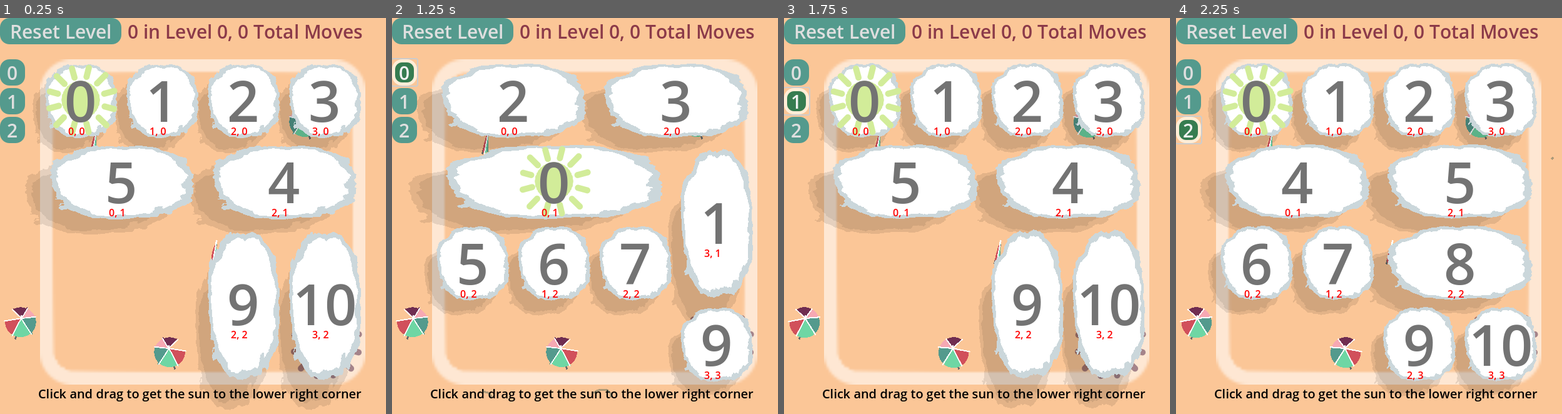
Above: before the commit, frames 1-4 (left to right).
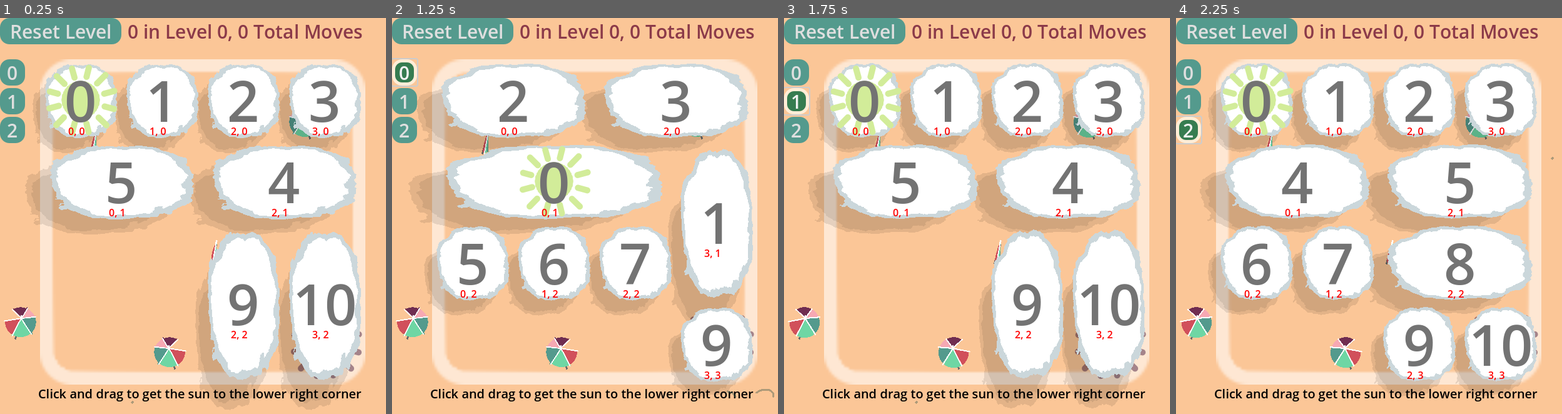
Above: after the commit, the same moments.

Repository: firelighted/comfyjam2026_slidingsun
Game: Godot game, scene res://scenes_scripts/main_2d.tscn
The game is run twice, just before and just after one commit, with the same random seed, the same clock (stepped at 60 frames per second) and the same inputs. The engine's default icon, where the game draws it, is replaced by a stand-in: a white triangle on a blue panel in a dark square.
Inputs:
- Up to frame 1 (0.25 s): no input
- Up to frame 2 (1.25 s): click "0" at 0.5 s
- Up to frame 3 (1.75 s): click "1" at 1.25 s
- Up to frame 4 (2.25 s): click "2" at 2 s

The runs differ from the first frame. In frame 1, less than 0.1% of the frame differs, in the area x 33-35%, y 96-98%; in frame 2, less than 0.1%, in the area x 23-100%, y 93-96%; in frame 3, less than 0.1%; in frame 4, nothing differs.

Commit message:
add particle effects

Diff:
--- a/block_manager.gd
+++ b/block_manager.gd
@@ -26,8 +26,8 @@
 	]
 ]
 
-const breaker_tiles_level_0 : Array[Vector2] = [Vector2(0, 3), Vector2(1, 3)]
-const breaker_tiles_level_1 : Array[Vector2] = [Vector2(0, 0)]
+const breaker_tiles_level_0 : Array[Vector2] = [Vector2(3, 3), Vector2(3, 3)]
+const breaker_tiles_level_1 : Array[Vector2] = [Vector2(0, 3), Vector2(1, 3)]
 const breaker_tiles_level_2 : Array[Vector2] = [Vector2(3, 0)]
 # locations for wind breaker tiles in each level
 var breaker_tiles_levels = [
@@ -207,10 +207,12 @@
 		var wind = wind_prefab.instantiate()
 		snap_to_position_from_row_col(wind, tile)
 		breaker_parent.add_child(wind)
+		var wind_path = wind.get_path()
 		# random delay before animations start to prevent
 		# all wind from doing the same anim at the same exact time
 		await get_tree().create_timer(randf_range(0,5)).timeout
-		wind.get_child(0).play("idle")
+		if get_node_or_null(wind_path):
+			wind.get_child(0).play("idle")
 
 func snap_to_position_from_row_col(node_to_move: Node, grid_pos, dims_of_node = Vector2(1,1)):
 	var new_position = (grid_pos + 0.5 * dims_of_node) * Constants.PIXELS_PER_UNIT
@@ -478,3 +480,4 @@
 			var new_id = _find_lowest_unoccupied_id()
 			set_array(new_id, tile.x, tile.y)
 			blocks.push_back(_create_block(new_id, tile.x, tile.y))
+			b.show_break()
--- a/scenes_scripts/block.gd
+++ b/scenes_scripts/block.gd
@@ -12,6 +12,7 @@
 @onready var clickable = $Clickable
 @onready var label = $Label
 @onready var selected_sprite = $Clickable/selected_texture
+@onready var particles = $Particles
 
 var block_id = -1
 var dims = Vector2(1, 1)
@@ -49,6 +50,10 @@
 ###
 ### CUSTOM METHODS
 ###
+
+func show_break():
+	particles.restart()
+	particles.emitting = true
 
 func set_variables(new_block_id, width: int, height: int, row: int, col: int):
 	self.block_id = new_block_id
--- a/scenes_scripts/block.tscn
+++ b/scenes_scripts/block.tscn
@@ -6,6 +6,7 @@
 [ext_resource type="Texture2D" uid="uid://dir1qm5nt4uoj" path="res://images/tiles/selected_tile.png" id="3_lgxio"]
 [ext_resource type="Texture2D" uid="uid://cg14q0lo7puh1" path="res://images/palette.png" id="4_kqftf"]
 [ext_resource type="LabelSettings" uid="uid://b4qx5deogc1w8" path="res://theme/DEBUG_labelsetting.tres" id="5_280uh"]
+[ext_resource type="Texture2D" uid="uid://dosvuaogf8qp4" path="res://images/tiles/cloud_particle.png" id="6_otir6"]
 
 [sub_resource type="RectangleShape2D" id="RectangleShape2D_nichk"]
 size = Vector2(120, 120)
@@ -38,6 +39,9 @@
 shader_parameter/edge_color = Color(0.794272, 0.843837, 0.857672, 1)
 shader_parameter/inner_color = Color(1, 1, 1, 1)
 shader_parameter/noise = SubResource("NoiseTexture2D_w5jev")
+
+[sub_resource type="Gradient" id="Gradient_dv0kw"]
+colors = PackedColorArray(1, 1, 1, 1, 0.55, 0.55, 0.55, 0)
 
 [sub_resource type="LabelSettings" id="LabelSettings_g8qok"]
 font_size = 90
@@ -87,6 +91,26 @@
 position = Vector2(-3, 81)
 texture = ExtResource("4_kqftf")
 
+[node name="Particles" type="CPUParticles2D" parent="."]
+z_index = 500
+position = Vector2(0, 8)
+emitting = false
+amount = 15
+one_shot = true
+explosiveness = 1.0
+lifetime_randomness = 0.17
+texture = ExtResource("6_otir6")
+emission_shape = 1
+emission_sphere_radius = 104.25
+spread = 180.0
+gravity = Vector2(0, -150)
+initial_velocity_max = 89.17
+angular_velocity_max = 630.45
+angle_min = -467.8
+angle_max = 275.2
+scale_amount_min = 0.0
+color_ramp = SubResource("Gradient_dv0kw")
+
 [node name="Label" type="Label" parent="."]
 z_index = 110
 anchors_preset = 8
--- a/scenes_scripts/main_2d.tscn
+++ b/scenes_scripts/main_2d.tscn
@@ -70,7 +70,7 @@
 [node name="BreakerParent" type="Node2D" parent="Main2D"]
 
 [node name="WindSprite" parent="Main2D/BreakerParent" instance=ExtResource("8_yu60x")]
-position = Vector2(65, 455)
+position = Vector2(-272, -130)
 
 [node name="BlockParent" type="Node2D" parent="Main2D"]
 
Binary file added: images/tiles/cloud_particle.png
Not shown: 1 places in scenes_scripts/block.tscn that only renumber resources
